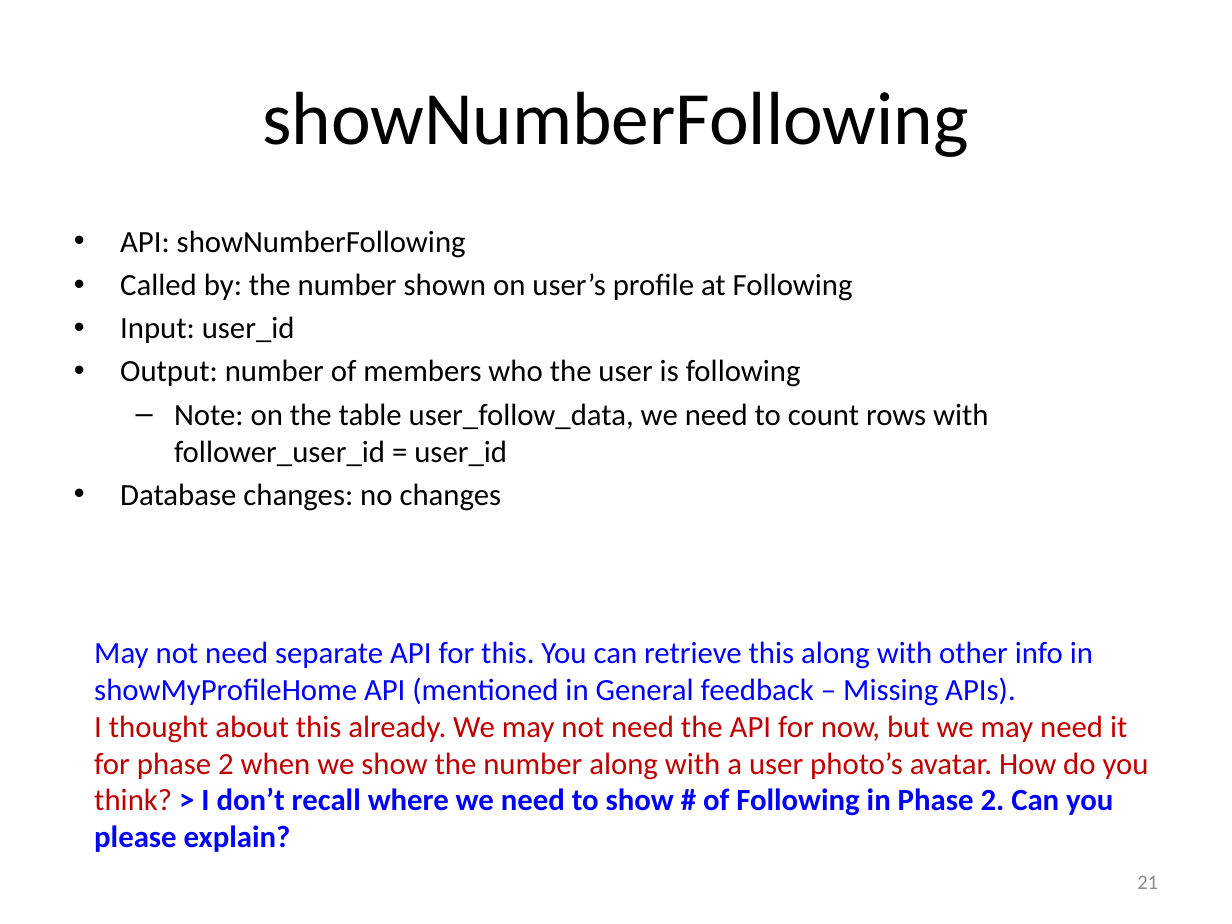
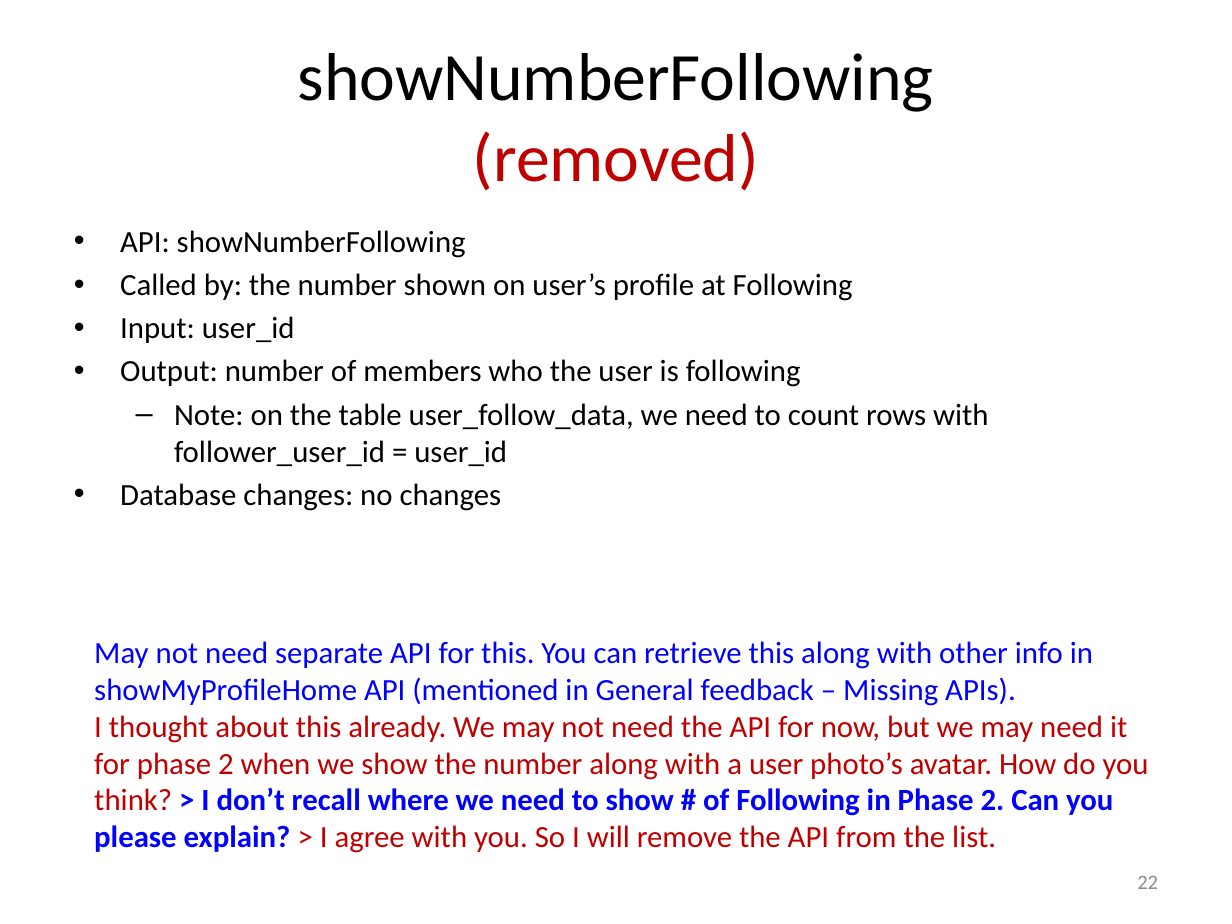
Before and after one commit to catalonia/mob, a slide deck: slide 22 of ws/WS Design Docs/API_Listing.pptx (slide 21 before the commit). Drawn at 1232x924 pixels with LibreOffice and Linux fonts; fonts in the diff are those of the drawing. Boxes give left, top, right and bottom in pixels: in the first picture for what was removed or moved away, otherwise in the second. Text is boxed around its words. In the diff, an @@ line names an element or a change of style, - is before the commit and + after.

```diff
--- a/ws/WS Design Docs/API_Listing.pptx
+++ b/ws/WS Design Docs/API_Listing.pptx
@@ title at box(298, 53, 934, 191): text changed; size 44 to 39.6 pt @@
-showNumberFollowing
+showNumberFollowing
+(removed)
@@ text at box(94, 715, 1149, 853): text changed @@
-I thought about this already. We may not need the API for now, but we may need it for phase 2 when we show the number along with a user photo’s avatar. How do you think? > I don’t recall where we need to show # of Following in Phase 2. Can you please explain?
+I thought about this already. We may not need the API for now, but we may need it for phase 2 when we show the number along with a user photo’s avatar. How do you think? > I don’t recall where we need to show # of Following in Phase 2. Can you please explain? > I agree with you. So I will remove the API from the list.
@@ page number at box(1137, 876, 1158, 889): text changed @@
-21
+22
```
Also in this commit, not shown: 6 other slides changed, 2 slides added, 33 other files.
